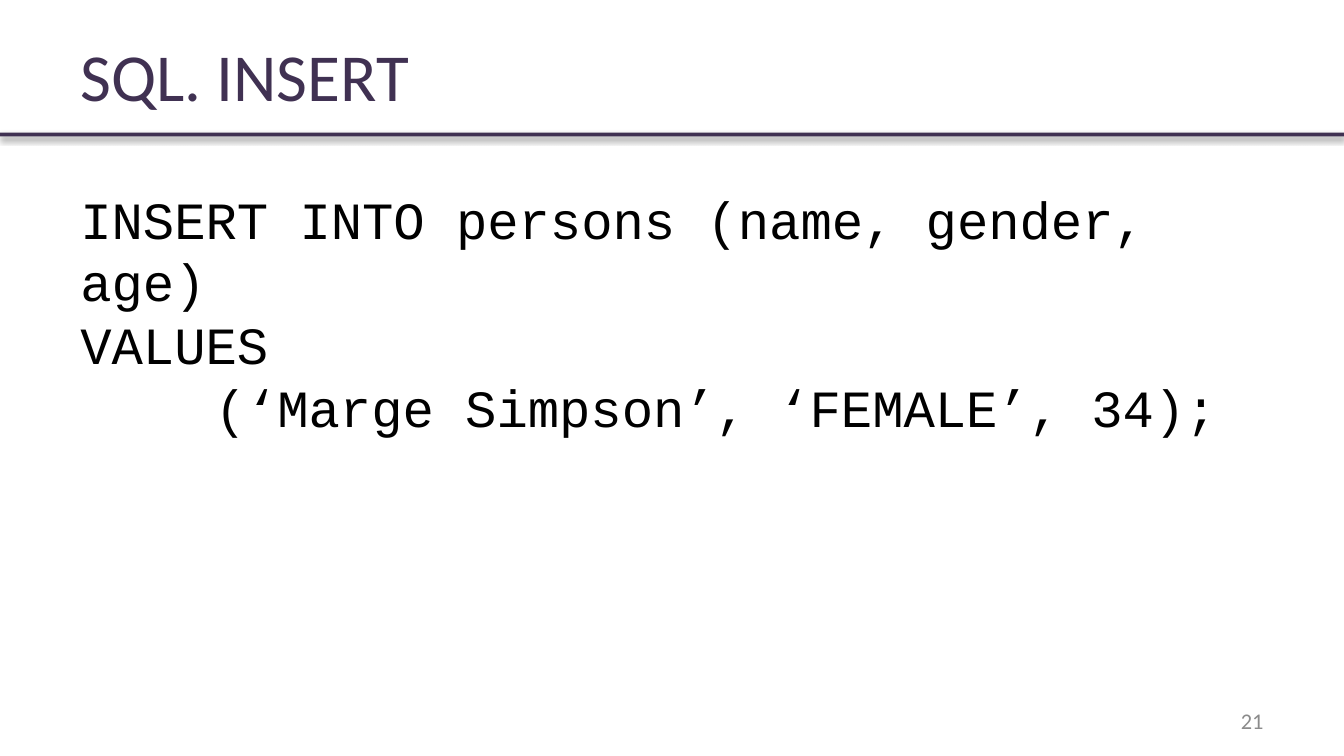
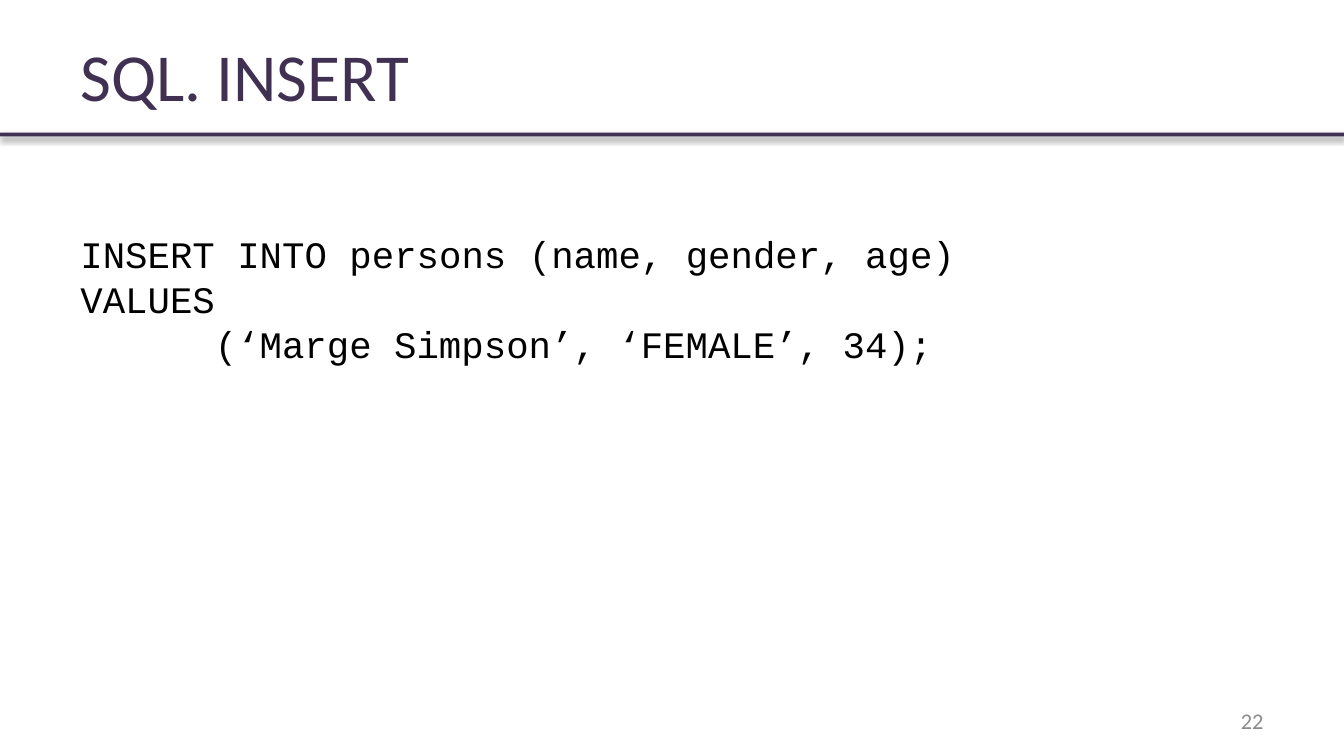
Before and after one commit to rybalkinsd/atom, a slide deck: slide 22 of lecture5/presentation/lecture05.pptx (slide 21 before the commit). Drawn at 1344x756 pixels with LibreOffice and Linux fonts; fonts in the diff are those of the drawing; background and template pictures are left out. Boxes give left, top, right and bottom in pixels: in the first picture for what was removed or moved away, otherwise in the second. Text is boxed around its words. In the diff, an @@ line names an element or a change of style, - is before the commit and + after.

```diff
--- a/lecture5/presentation/lecture05.pptx
+++ b/lecture5/presentation/lecture05.pptx
@@ text "INSERT INTO persons (name, gender, ..." at box(80, 242, 955, 366): size 28 to 20 pt @@
@@ page number at box(1241, 714, 1264, 729): text changed @@
-21
+22
```
Also in this commit, not shown: 1 other slide changed, 10 slides added, 3 other files.
